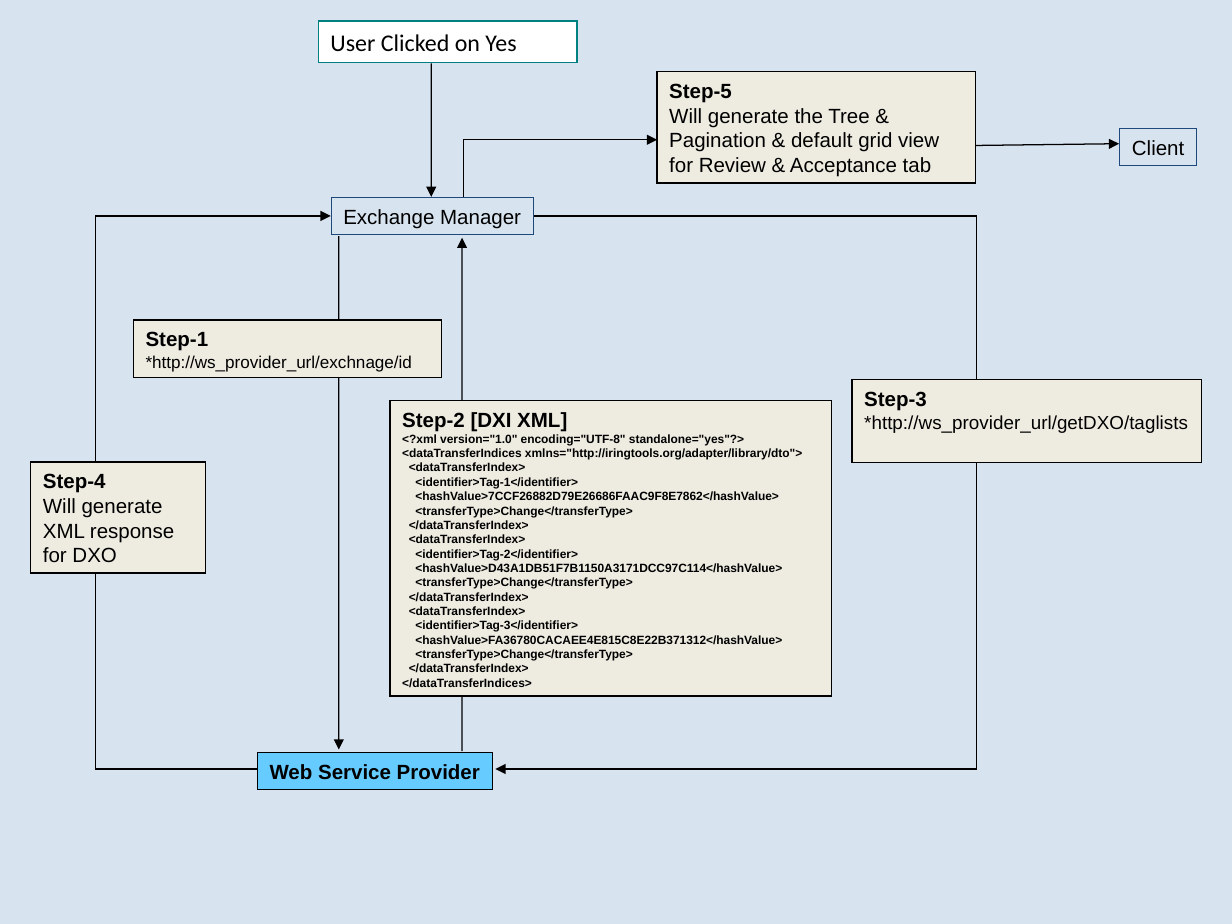
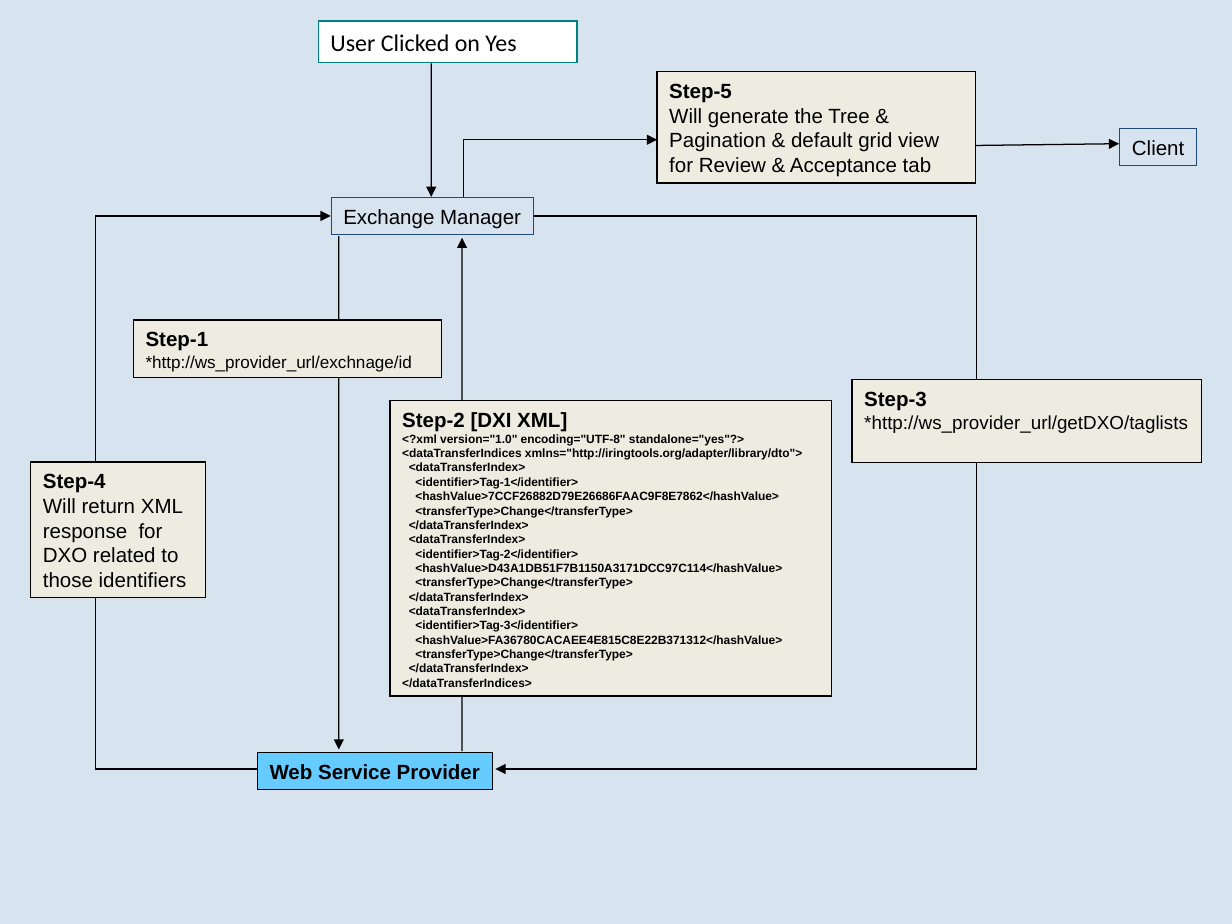
Before and after one commit to heyena/iring-tools, a slide deck: slide 11 of trunk/iRINGTools.ESB/documents/Sprint 2 User Stories.1.0.ppt. Drawn at 1232x924 pixels with LibreOffice and Linux fonts; fonts in the diff are those of the drawing. Boxes give left, top, right and bottom in pixels: in the first picture for what was removed or moved away, otherwise in the second. Text is boxed around its words. In the diff, an @@ line names an element or a change of style, - is before the commit and + after.

```diff
--- a/trunk/iRINGTools.ESB/documents/Sprint 2 User Stories.1.0.ppt
+++ b/trunk/iRINGTools.ESB/documents/Sprint 2 User Stories.1.0.ppt
@@ rectangle "Step-4": place and size @@
-rectangle "Step-4" at [31, 462, 206, 573]
+rectangle "Step-4" at [31, 462, 206, 598]
@@ text in rectangle at [43, 498, 187, 588]: text changed @@
-Will generate XML response for DXO
+Will return XML response for DXO related to those identifiers
```
Also in this commit, not shown: 4 other slides changed.
